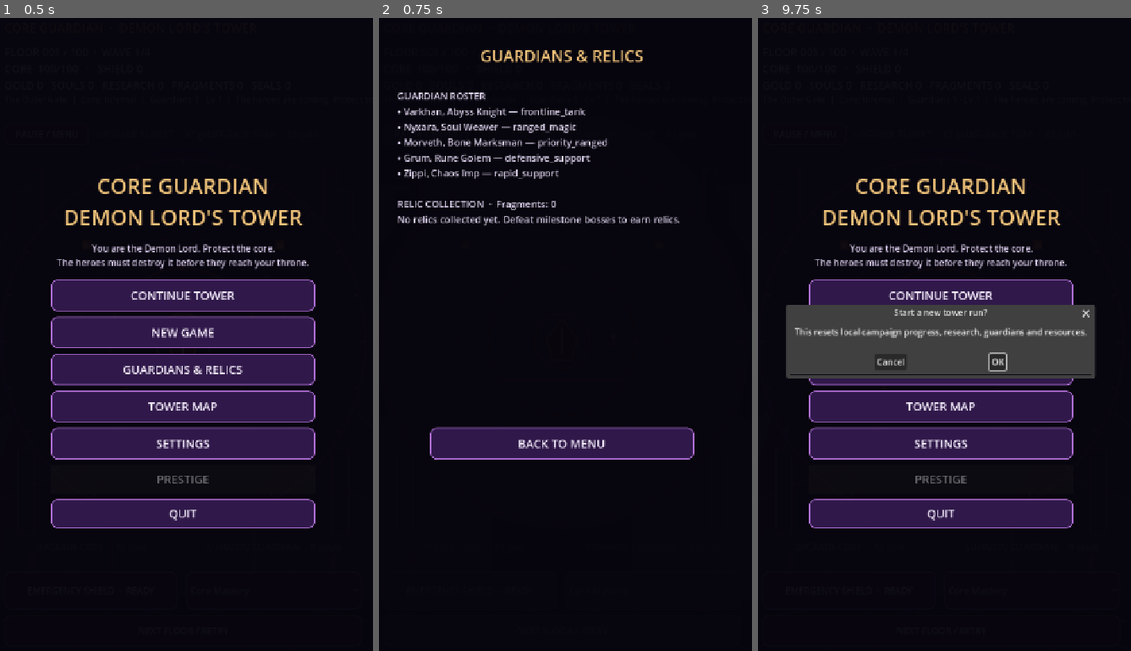
Above: before the commit, frames 1-3 (left to right).
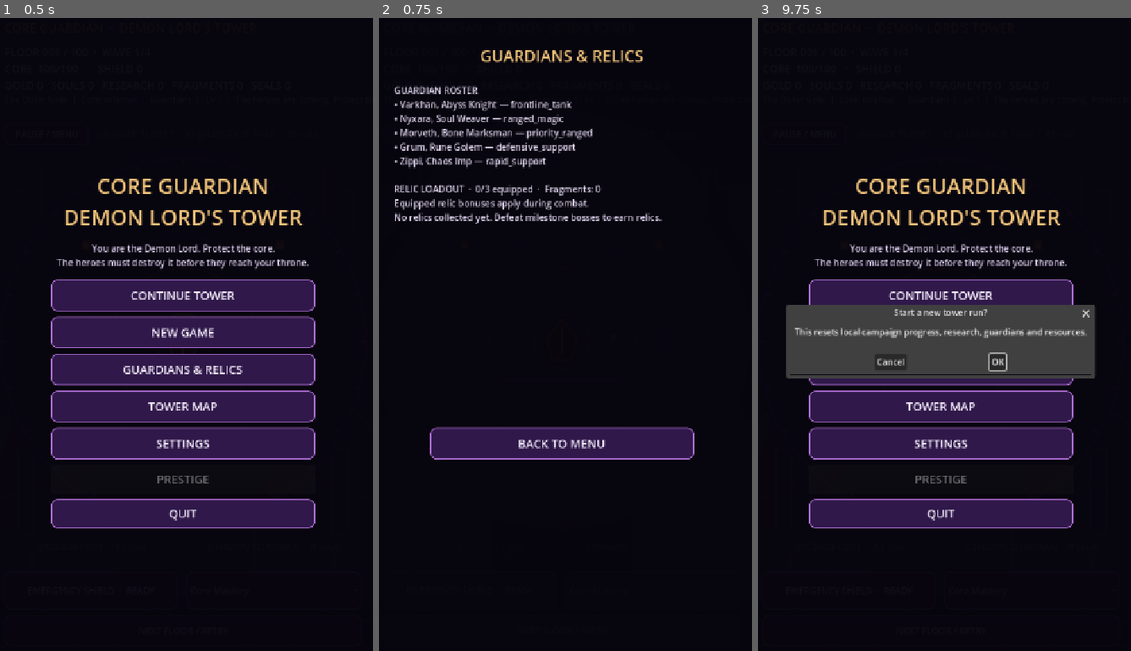
Above: after the commit, the same moments.

Repository: kage049754/Core-Guardian-Demon-Lord-s-Tower
Game: Godot game, scene res://scenes/main.tscn
The game is run twice, just before and just after one commit, with the same random seed, the same clock (stepped at 60 frames per second) and the same inputs.
Inputs:
- Up to frame 1 (0.5 s): no input
- Up to frame 2 (0.75 s): click "GUARDIANS & RELICS" at 0.5 s
- Up to frame 3 (9.75 s): click "EMERGENCY SHIELD · READY" at 1.25 s; click "EMERGENCY SHIELD · READY" at 2 s; click "NEXT FLOOR / RETRY" at 2.75 s; click "NEXT FLOOR / RETRY" at 3.5 s; click "NEXT FLOOR / RETRY" at 4.25 s; click "Core Mastery" at 5 s; click "Core Mastery" at 5.75 s; click "EMERGENCY SHIELD · READY" at 6.5 s; click "Core Mastery" at 7.25 s; click "PAUSE / MENU" at 8 s; click "BACK TO MENU" at 8.75 s; click "NEW GAME" at 9.5 s

Frame 1 is identical in both runs. In frame 2, 5.1% of the frame differs, in the area x 3-81%, y 10-33%; in frame 3, nothing differs.

Commit message:
feat: add three-slot relic loadouts and equipped relic bonuses

Diff:
--- a/scripts/main.gd
+++ b/scripts/main.gd
@@ -26,6 +26,7 @@
 var research_definitions: Array = []
 var relic_definitions: Array = []
 var unlocked_relics: Array = []
+var equipped_relics: Array = []
 var relic_fragments := 0
 var collection_overlay: Control
 var reduced_effects := false
@@ -235,21 +236,46 @@
 	for guardian in guardian_definitions:
 		text_lines.append("• %s — %s" % [str(guardian.get("name", "Unknown Guardian")), str(guardian.get("role", "Guardian"))])
 	text_lines.append("")
-	text_lines.append("RELIC COLLECTION  ·  Fragments: %d" % relic_fragments)
+	text_lines.append("RELIC LOADOUT  ·  %d/3 equipped  ·  Fragments: %d" % [equipped_relics.size(), relic_fragments])
+	text_lines.append("Equipped relic bonuses apply during combat.")
 	if unlocked_relics.is_empty():
 		text_lines.append("No relics collected yet. Defeat milestone bosses to earn relics.")
-	else:
-		for relic in relic_definitions:
-			if unlocked_relics.has(str(relic.get("id", ""))):
-				text_lines.append("• %s — %s" % [str(relic.get("name", "Relic")), str(relic.get("effect", "Unknown effect"))])
 	body.text = "\n".join(text_lines)
-	body.position = Vector2(48, 150)
-	body.size = Vector2(624, 590)
+	body.position = Vector2(42, 140)
+	body.size = Vector2(636, 310)
 	body.autowrap_mode = TextServer.AUTOWRAP_WORD_SMART
-	body.add_theme_font_size_override("font_size", 18)
+	body.add_theme_font_size_override("font_size", 17)
 	body.add_theme_color_override("font_color", Color(0.88, 0.84, 0.94))
 	collection_overlay.add_child(body)
+	var row_y := 455.0
+	for relic in relic_definitions:
+		var relic_id := str(relic.get("id", ""))
+		if not unlocked_relics.has(relic_id):
+			continue
+		var equipped := equipped_relics.has(relic_id)
+		var button_text := ("UNEQUIP  ·  " if equipped else "EQUIP  ·  ") + str(relic.get("name", "Relic"))
+		_add_menu_button(collection_overlay, button_text, Rect2(70, row_y, 580, 42), func(): _toggle_relic(relic_id))
+		row_y += 48.0
 	_add_menu_button(collection_overlay, "BACK TO MENU", Rect2(110, 790, 500, 60), _close_menu_panel)
+
+
+func _toggle_relic(relic_id: String) -> void:
+	if not unlocked_relics.has(relic_id):
+		return
+	if equipped_relics.has(relic_id):
+		equipped_relics.erase(relic_id)
+	elif equipped_relics.size() < 3:
+		equipped_relics.append(relic_id)
+	else:
+		message = "Relic loadout is full. Unequip one first."
+		message_clock = 2.0
+		_update_ui()
+		return
+	_save_game()
+	_open_collection()
+
+func _has_relic(relic_id: String) -> bool:
+	return equipped_relics.has(relic_id)
 
 func _open_tower_map() -> void:
 	_show_menu_panel("100-FLOOR TOWER MAP")
@@ -781,7 +807,7 @@
 	var damage := core_damage + research_level * 2.5
 	if core_evolution == "infernal":
 		damage *= 1.25
-	if unlocked_relics.has("shard_of_the_first_demon"):
+	if _has_relic("shard_of_the_first_demon"):
 		damage *= 1.08
 	target["hp"] = float(target["hp"]) - damage
 	enemies[target_index] = target
@@ -863,7 +889,7 @@
 				damage = 18.0 * guardian_level
 				if int(enemy["kind"]) == 2 or int(enemy["kind"]) == 3:
 					damage *= 1.6
-					if unlocked_relics.has("healer_bane") and int(enemy["kind"]) == 3:
+					if _has_relic("healer_bane") and int(enemy["kind"]) == 3:
 						damage *= 1.15
 			3: # Grum: defensive support.
 				damage = 5.0 * guardian_level
@@ -923,6 +949,8 @@
 			continue
 		if int(relic.get("unlock_floor", 999)) <= floor_number:
 			unlocked_relics.append(relic_id)
+			if equipped_relics.size() < 3:
+				equipped_relics.append(relic_id)
 			message = "Relic acquired: %s" % str(relic.get("name", relic_id))
 			message_clock = 4.0
 			return
@@ -944,7 +972,7 @@
 		souls += 8
 		relic_fragments += 3
 		_unlock_relic_for_floor()
-		if unlocked_relics.has("dragon_heart"):
+		if _has_relic("dragon_heart"):
 			gold += int(float(gold) * 0.12)
 		message = "%s defeated. Floor %d cleared." % [str(_floor_definition().get("boss_name", "Milestone boss")), floor_number]
 	else:
@@ -1003,7 +1031,7 @@
 func _cast_shield() -> void:
 	if not skill_ready or lost or campaign_won:
 		return
-	shield += (35.0 + research_level * 5.0) * (1.1 if unlocked_relics.has("broken_halo") else 1.0)
+	shield += (35.0 + research_level * 5.0) * (1.1 if _has_relic("broken_halo") else 1.0)
 	skill_ready = false
 	skill_cooldown = maxf(8.0, 20.0 - float(research_ranks.get("lordship", 0)) * 1.5)
 	message = "Emergency Shield absorbed incoming damage."
@@ -1224,6 +1252,7 @@
 		"research_points": research_points,
 		"relic_fragments": relic_fragments,
 		"unlocked_relics": unlocked_relics,
+		"equipped_relics": equipped_relics,
 		"reduced_effects": reduced_effects,
 		"demon_seals": demon_seals,
 		"prestige_count": prestige_count,
@@ -1304,6 +1333,17 @@
 	relic_fragments = maxi(0, int(data.get("relic_fragments", 0)))
 	var saved_relics: Variant = data.get("unlocked_relics", [])
 	unlocked_relics = saved_relics if typeof(saved_relics) == TYPE_ARRAY else []
+	var saved_equipped: Variant = data.get("equipped_relics", [])
+	equipped_relics = []
+	if typeof(saved_equipped) == TYPE_ARRAY:
+		for relic_id in saved_equipped:
+			if unlocked_relics.has(str(relic_id)) and equipped_relics.size() < 3 and not equipped_relics.has(str(relic_id)):
+				equipped_relics.append(str(relic_id))
+	if not data.has("equipped_relics"):
+		for relic_id in unlocked_relics:
+			if equipped_relics.size() >= 3:
+				break
+			equipped_relics.append(str(relic_id))
 	reduced_effects = bool(data.get("reduced_effects", false))
 	demon_seals = maxi(0, int(data.get("demon_seals", 0)))
 	prestige_count = maxi(0, int(data.get("prestige_count", 0)))
